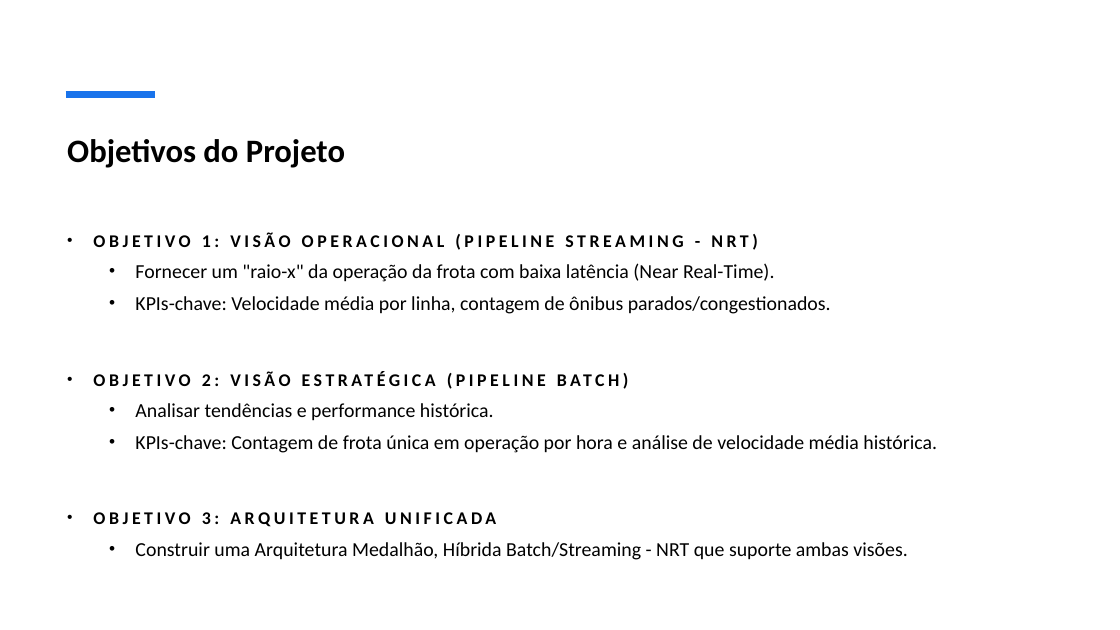
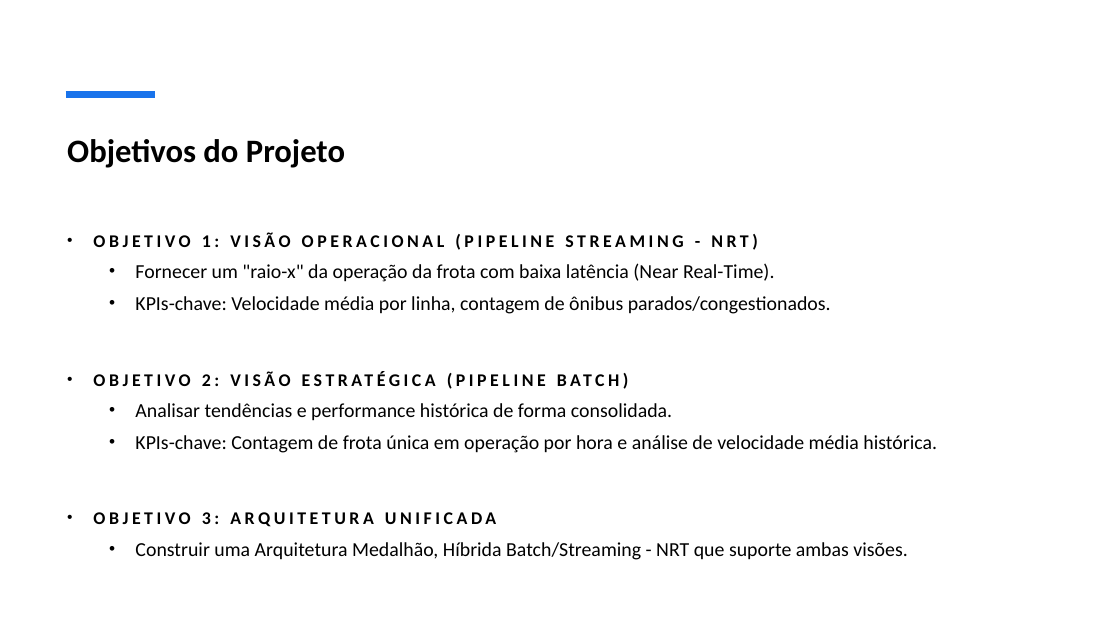
Before and after one commit to guilhermepepa/FIA-Projeto-Final, a slide deck: slide 4 of documentacoes/Apresentação_Projeto_Final.pptx. Drawn at 1120x630 pixels with LibreOffice and Linux fonts; fonts in the diff are those of the drawing. Boxes give left, top, right and bottom in pixels: in the first picture for what was removed or moved away, otherwise in the second. Text is boxed around its words. In the diff, an @@ line names an element or a change of style, - is before the commit and + after.

```diff
--- a/documentacoes/Apresentação_Projeto_Final.pptx
+++ b/documentacoes/Apresentação_Projeto_Final.pptx
@@ subtitle at (135,403,672,421): text changed @@
-  • Analisar tendências e performance histórica.
+  • Analisar tendências e performance histórica de forma consolidada.
```
Also in this commit, not shown: 1 other slide changed.
